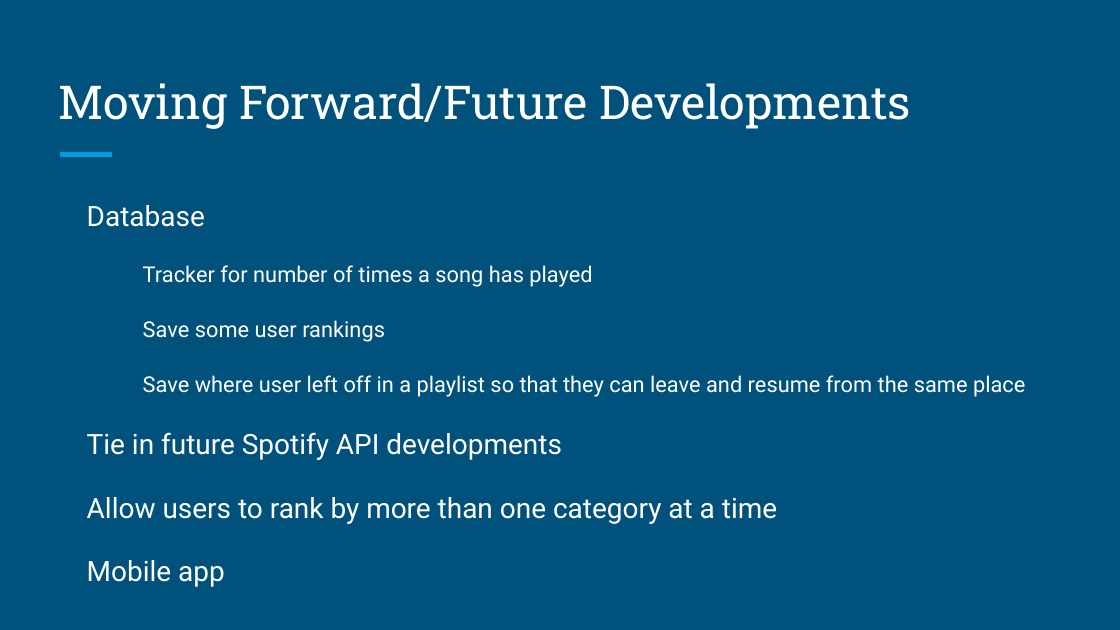
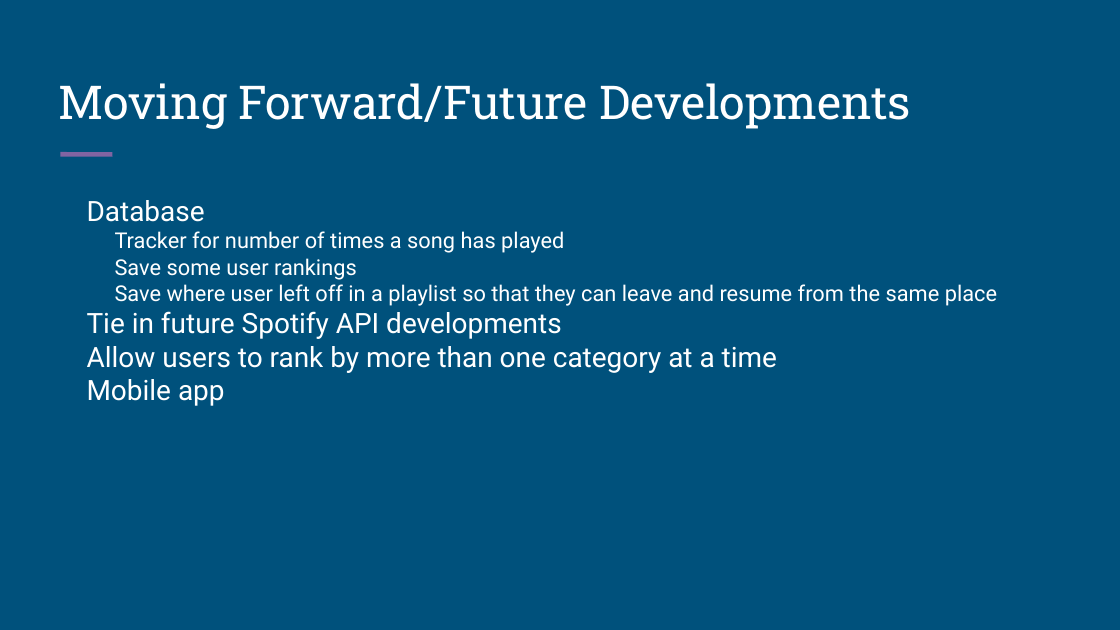
Before and after one commit to speakerofthehouse/theateam, a slide deck: slide 11 of CSCI3308 - FINAL PRESENTATION.pptx (slide 10 before the commit). Drawn at 1120x630 pixels with LibreOffice and Linux fonts; fonts in the diff are those of the drawing. Boxes give left, top, right and bottom in pixels: in the first picture for what was removed or moved away, otherwise in the second. Text is boxed around its words. In the diff, an @@ line names an element or a change of style, - is before the commit and + after.

```diff
--- a/CSCI3308 - FINAL PRESENTATION.pptx
+++ b/CSCI3308 - FINAL PRESENTATION.pptx
@@ line removed from (60, 155) to (112, 155) @@
@@ freeform shape added at (x1=60, y1=155, x2=112, y2=155), outline #8064A2 3 pt @@
@@ text "Database" at (x1=87, y1=200, x2=997, y2=406): line spacing 1.15 to 1; less space between paragraphs; list level 2 to 1 in "Tracker for number of times ..."; list level 2 to 1 in "Save some user rankings"; list level 2 to 1 in "Save where user left off ..." @@
```
Also in this commit, not shown: 10 other slides changed, 1 slide added.
